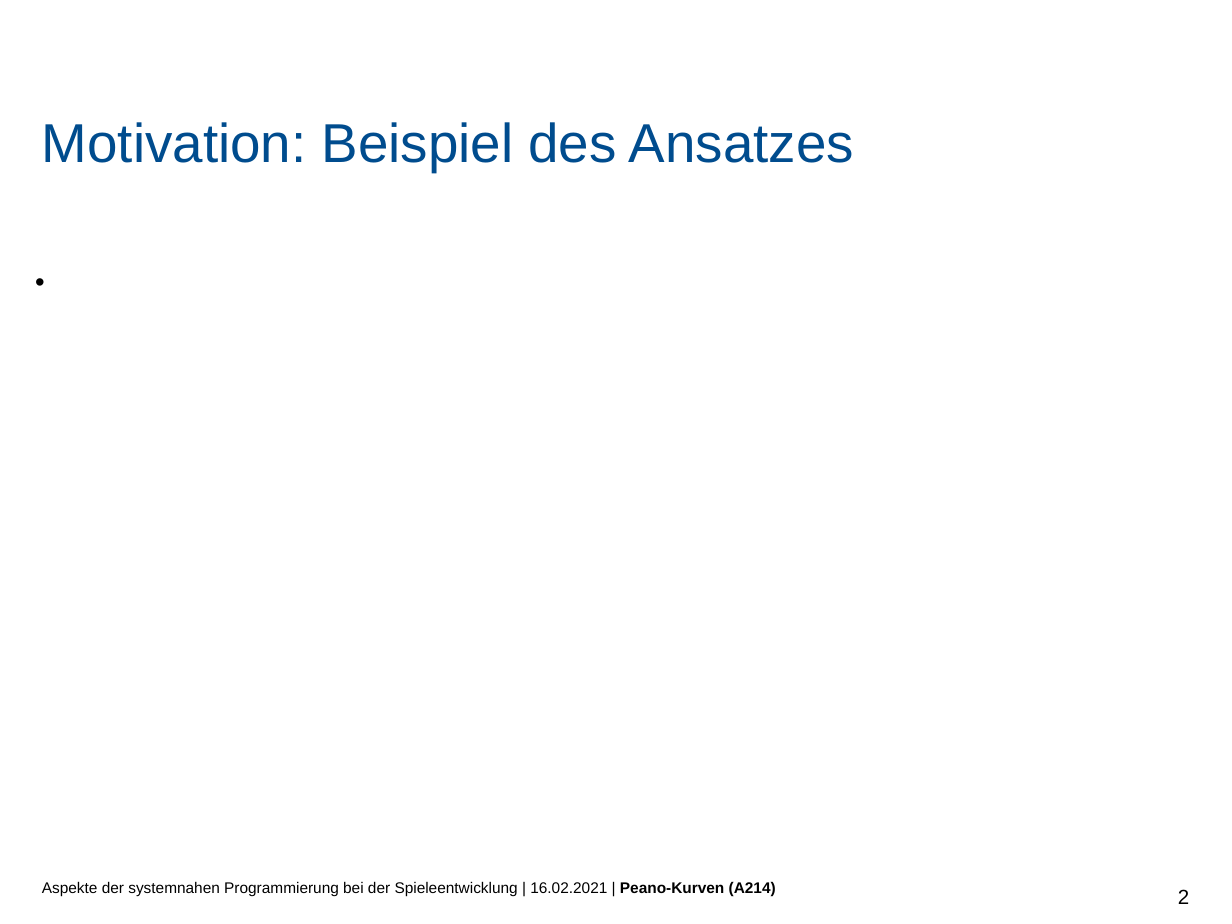
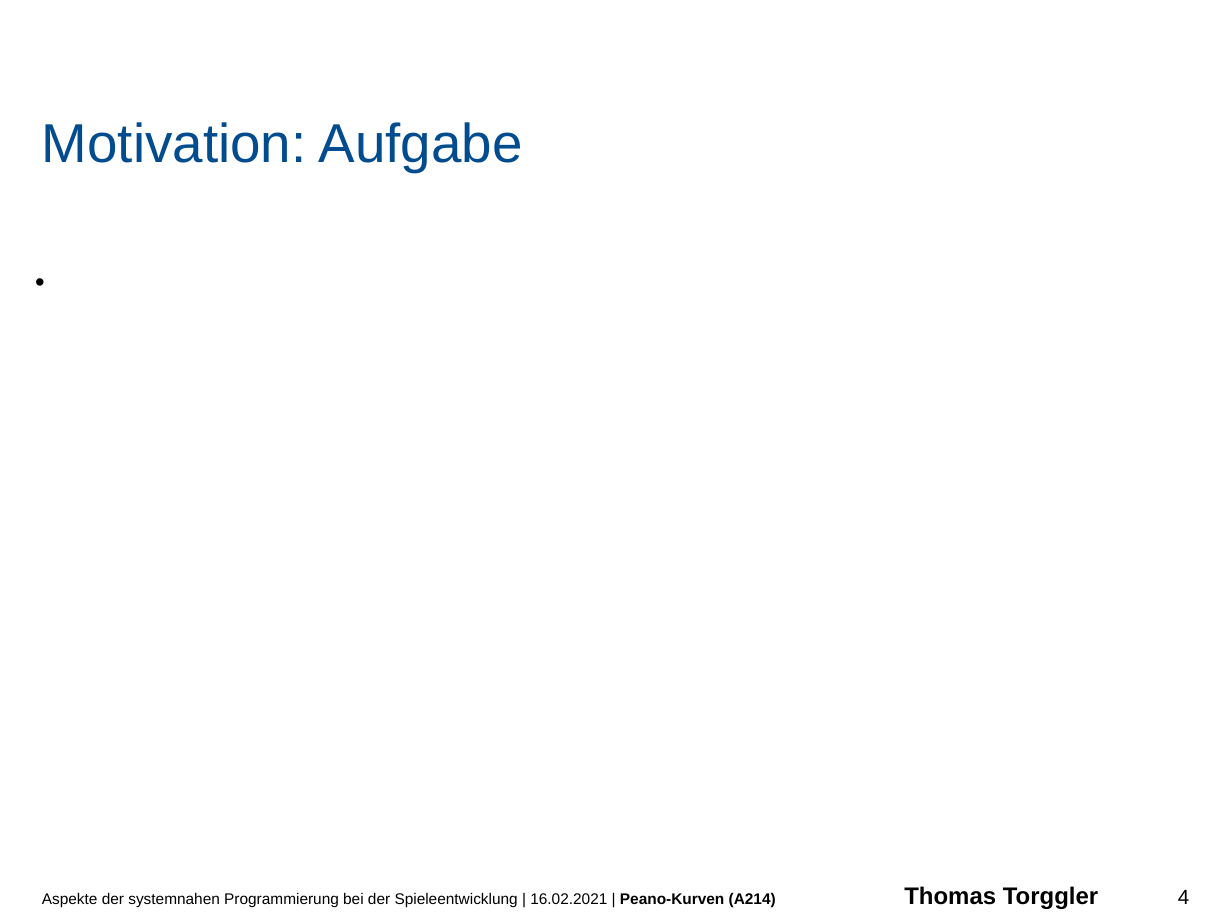
Before and after one commit to PaddlePad/ASP-Peano, a slide deck: slide 4 of Ausarbeitung/präzi.pptx (slide 2 before the commit). Drawn at 1232x924 pixels with LibreOffice and Linux fonts; fonts in the diff are those of the drawing; background and template pictures are left out. Boxes give left, top, right and bottom in pixels: in the first picture for what was removed or moved away, otherwise in the second. Text is boxed around its words. In the diff, an @@ line names an element or a change of style, - is before the commit and + after.

```diff
--- a/Ausarbeitung/präzi.pptx
+++ b/Ausarbeitung/präzi.pptx
@@ text at bbox=[42, 122, 523, 172]: text changed @@
-Motivation: Beispiel des Ansatzes
+Motivation: Aufgabe
@@ text at bbox=[42, 886, 1098, 909]: text changed @@
-Aspekte der systemnahen Programmierung bei der Spieleentwicklung | 16.02.2021 | Peano-Kurven (A214)
+Aspekte der systemnahen Programmierung bei der Spieleentwicklung | 16.02.2021 | Peano-Kurven (A214) Thomas Torggler
@@ page number at bbox=[1178, 890, 1189, 904]: text changed @@
-2
+4
```
Also in this commit, not shown: 9 other slides changed, 1 slide added, 14 slides removed.
